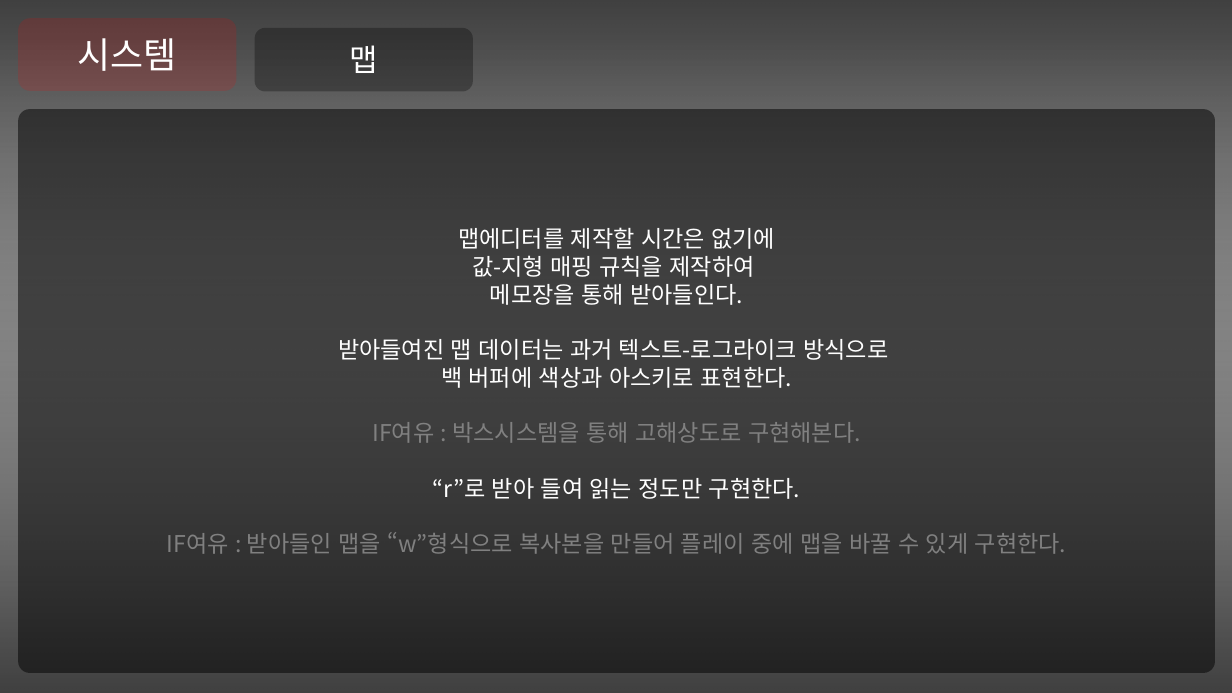
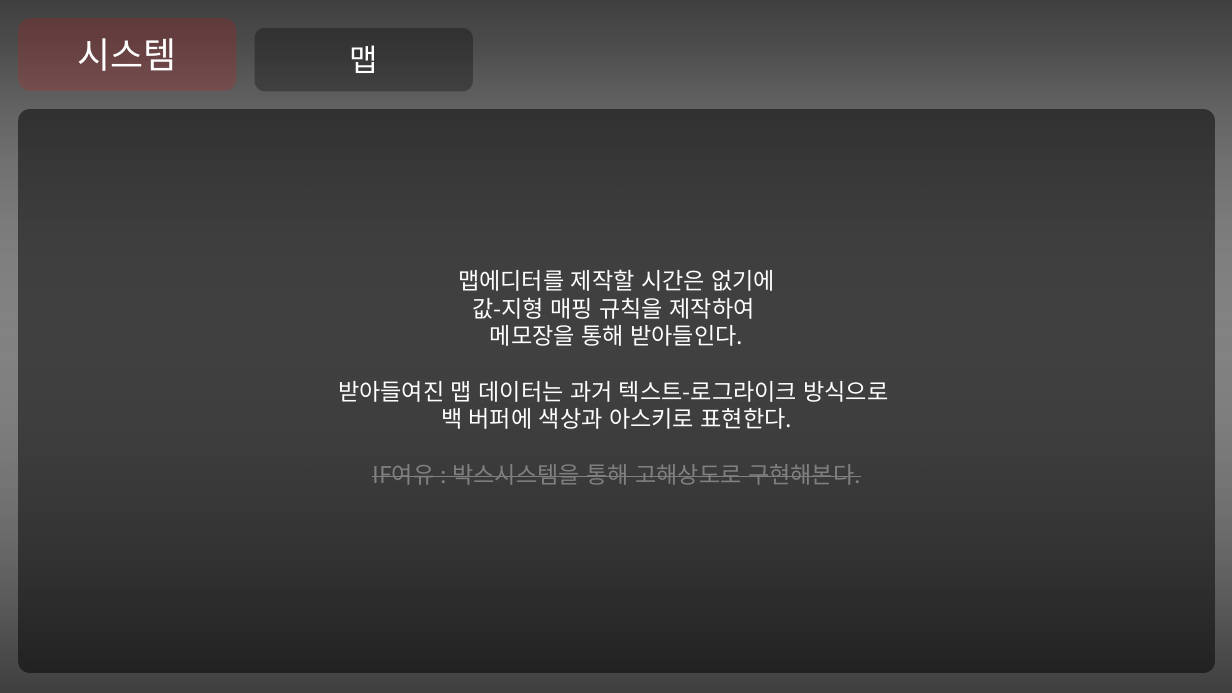
Before and after one commit to Niiok/inha_2021, a slide deck: slide 15 of Console_game/May7ppt.pptm. Drawn at 1232x693 pixels with LibreOffice and Linux fonts; fonts in the diff are those of the drawing. Boxes give left, top, right and bottom in pixels: in the first picture for what was removed or moved away, otherwise in the second. Text is boxed around its words. In the diff, an @@ line names an element or a change of style, - is before the commit and + after.

```diff
--- a/Console_game/May7ppt.pptm
+++ b/Console_game/May7ppt.pptm
@@ text in rounded rectangle at [167, 478, 1066, 554]: paragraphs removed @@
-“r”로 받아 들여 읽는 정도만 구현한다.
-IF여유 : 받아들인 맵을 “w”형식으로 복사본을 만들어 플레이 중에 맵을 바꿀 수 있게 구현한다.
@@ text in rounded rectangle at [372, 464, 861, 485]: strikethrough on in "IF여유 : 박스시스템을 통해 고해상도로 구현해본다." @@
```
Also in this commit, not shown: 8 other slides changed, 2 slides added, 1 slide removed, 8 other files.
